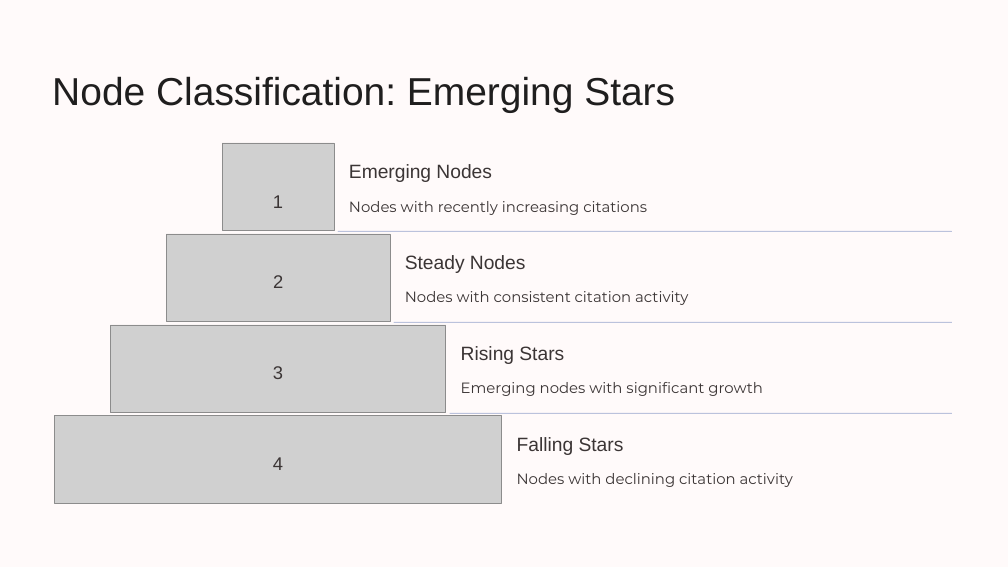
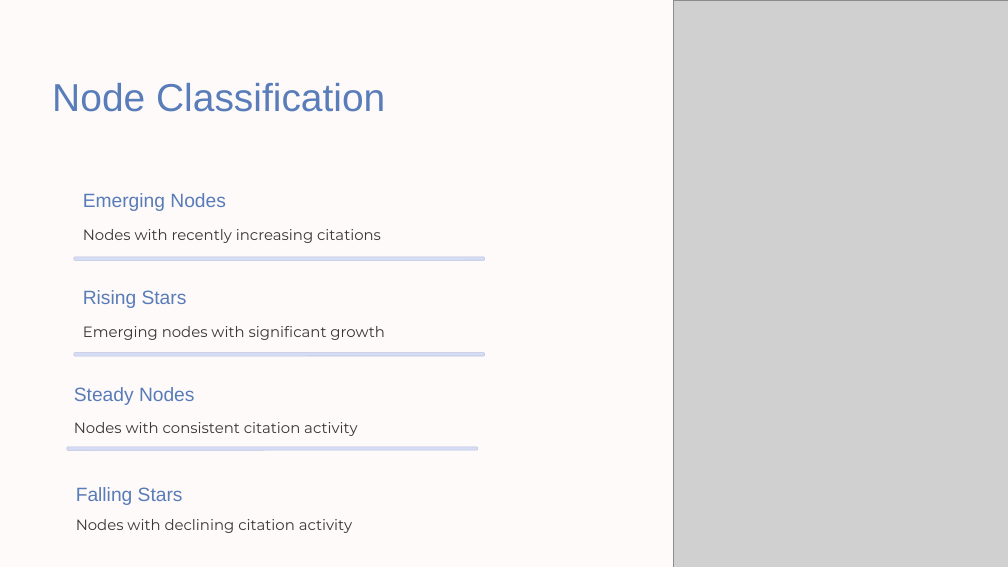
Before and after one commit to AvishayBR/Degree_FinalProject, a slide deck: slide 17 of Project Presentation.pptx (slide 19 before the commit). Drawn at 1008x567 pixels with LibreOffice and Linux fonts; fonts in the diff are those of the drawing; grey boxes stand for pictures; background and template pictures are left out. Boxes give left, top, right and bottom in pixels: in the first picture for what was removed or moved away, otherwise in the second. Text is boxed around its words. In the diff, an @@ line names an element or a change of style, - is before the commit and + after.

```diff
--- a/Project Presentation.pptx
+++ b/Project Presentation.pptx
@@ picture added at <box>673,0,1008,567</box> @@
@@ text at <box>52,83,385,112</box>: text changed; text colour #1F1E1E to #597DB9 @@
-Node Classification: Emerging Stars
+Node Classification
@@ picture removed at <box>222,143,334,230</box> @@
@@ text "Emerging Nodes": place and size @@
-text "Emerging Nodes" at <box>349,164,492,182</box>
+text "Emerging Nodes" at <box>83,193,226,211</box>
@@ text removed at <box>273,195,283,208</box> @@
-1
@@ text "Nodes with recently increasing citations": place and size @@
-text "Nodes with recently increasing citations" at <box>349,201,647,215</box>
+text "Nodes with recently increasing citations" at <box>83,229,381,243</box>
@@ picture removed at <box>166,234,390,321</box> @@
@@ rounded rectangle removed at <box>338,231,952,232</box> @@
@@ rounded rectangle added at <box>74,257,484,260</box>, fill #D5DCF6, outline #BBC2DC 0.6 pt @@
@@ text "Rising Stars": place and size @@
-text "Rising Stars" at <box>461,346,564,364</box>
+text "Rising Stars" at <box>83,290,187,308</box>
@@ text removed at <box>273,275,283,288</box> @@
-2
@@ text "Emerging nodes with significant growth": place and size @@
-text "Emerging nodes with significant growth" at <box>461,382,763,396</box>
+text "Emerging nodes with significant growth" at <box>83,326,385,340</box>
@@ picture removed at <box>110,325,445,412</box> @@
@@ rounded rectangle removed at <box>394,322,952,323</box> @@
@@ rounded rectangle added at <box>74,353,484,356</box>, fill #D5DCF6, outline #BBC2DC 0.6 pt @@
@@ text "Steady Nodes": place and size @@
-text "Steady Nodes" at <box>405,255,526,273</box>
+text "Steady Nodes" at <box>74,387,195,405</box>
@@ text removed at <box>273,366,283,379</box> @@
-3
@@ picture removed at <box>55,416,502,503</box> @@
@@ text "Nodes with consistent citation activity": place and size @@
-text "Nodes with consistent citation activity" at <box>405,291,688,305</box>
+text "Nodes with consistent citation activity" at <box>74,422,357,436</box>
@@ rounded rectangle removed at <box>450,413,953,414</box> @@
@@ rounded rectangle added at <box>67,447,478,450</box>, fill #D5DCF6, outline #BBC2DC 0.6 pt @@
@@ text removed at <box>273,457,283,470</box> @@
-4
@@ text colour #3B3535 to #587CB8 in 4 elements at <box>83,193,226,211</box>, <box>74,387,195,405</box>, <box>83,290,187,308</box>, <box>76,487,183,505</box> @@
@@ text "Falling Stars": place and size @@
-text "Falling Stars" at <box>517,437,624,455</box>
+text "Falling Stars" at <box>76,487,183,505</box>
@@ text "Nodes with declining citation activity": place and size @@
-text "Nodes with declining citation activity" at <box>517,473,793,487</box>
+text "Nodes with declining citation activity" at <box>76,519,352,533</box>
```
Also in this commit, not shown: 1 other slide changed, 4 slides added, 14 slides removed.
